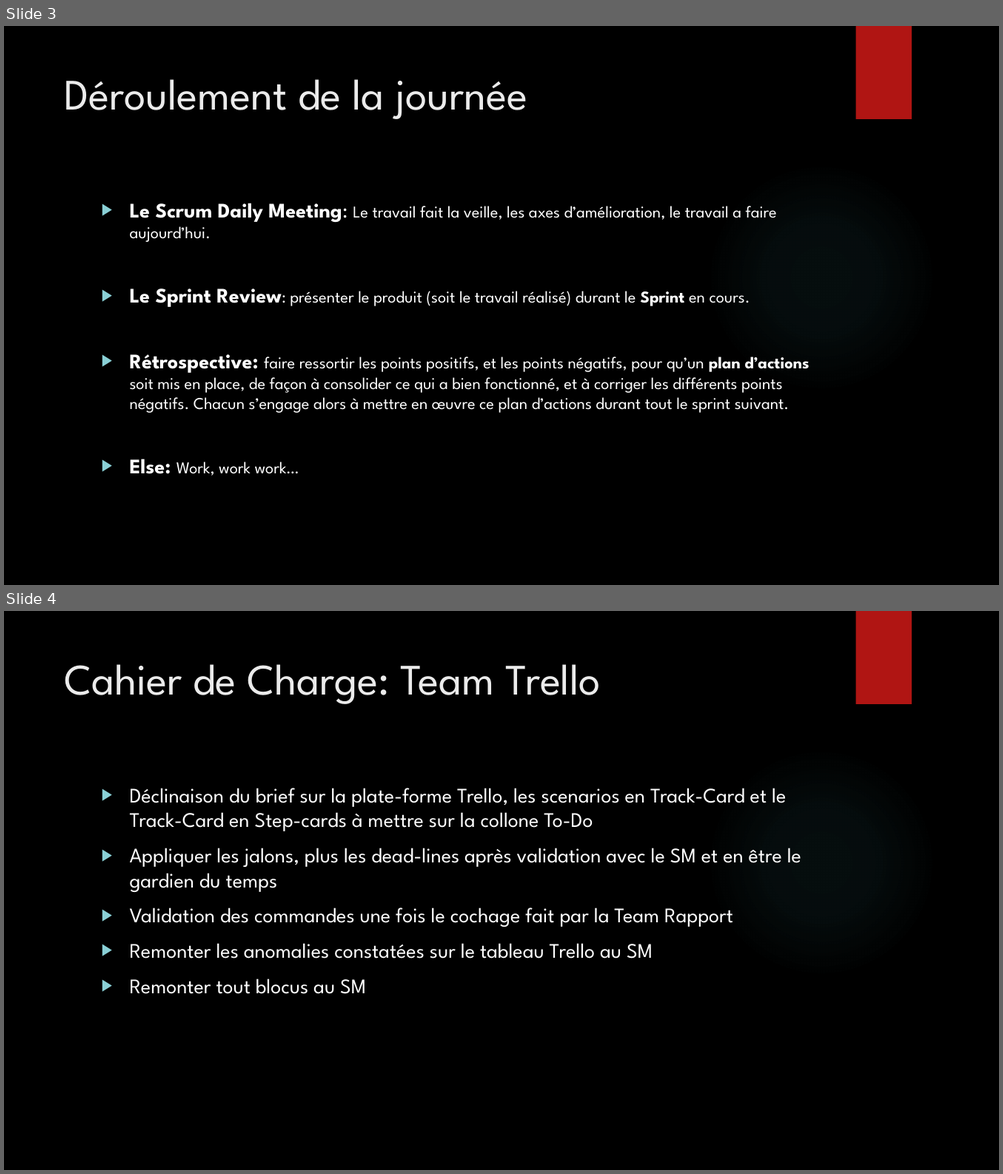
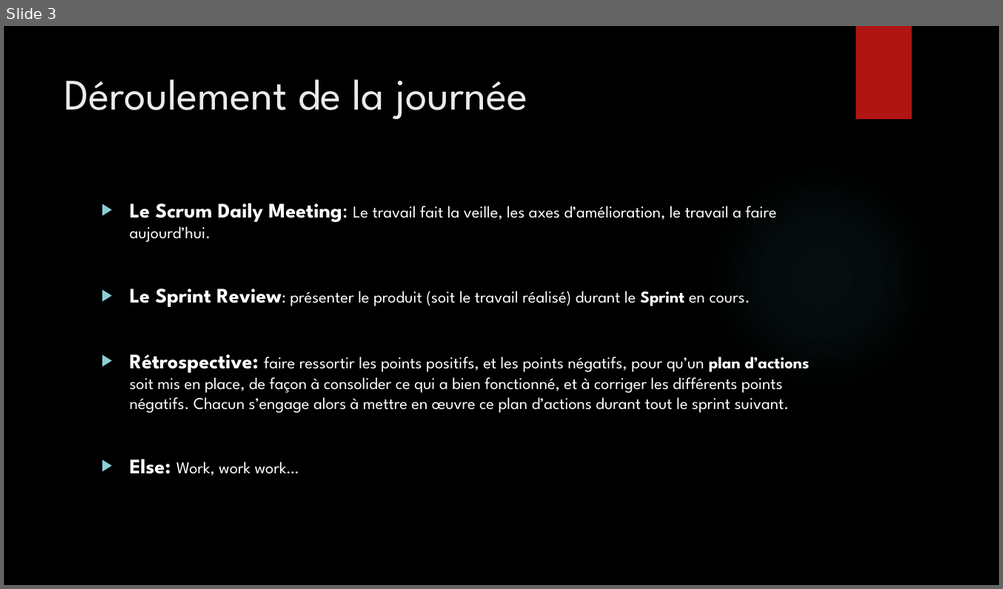
Before and after one commit to Apter-X/Ecoteam, a slide deck: Ecoteam - Présentation.pptx. Shown one above the other, each under a label of ours: slides 3 and 4 before the commit, slide 3 after it. The pictures are 1003x1174 and 1003x589 pixels, drawn with LibreOffice and Linux fonts; fonts in the diff are those of the drawing; background and template pictures are left out. Boxes give left, top, right and bottom in pixels: in the first picture for what was removed or moved away, otherwise in the second. Text is boxed around its words. In the diff, an @@ line names an element or a change of style, - is before the commit and + after.

```diff
--- a/Ecoteam - Présentation.pptx
+++ b/Ecoteam - Présentation.pptx
@@ slide 4 removed at bbox=[4, 611, 999, 1170], background picture (left out); not listed: 2 template elements that a slide beside it also shows @@
@@ title removed at bbox=[64, 664, 600, 704] @@
-Cahier de Charge: Team Trello
@@ text removed at bbox=[130, 788, 801, 994] @@
-▶ Déclinaison du brief sur la plate-forme Trello, les scenarios en Track-Card et le Track-Card en Step-cards à mettre sur la collone To-Do
-▶ Appliquer les jalons, plus les dead-lines après validation avec le SM et en être le gardien du temps
-▶ Validation des commandes une fois le cochage fait par la Team Rapport
-▶ Remonter les anomalies constatées sur le tableau Trello au SM
-▶ Remonter tout blocus au SM
```
Also in this commit, not shown: 2 other slides removed, 2 other files.
